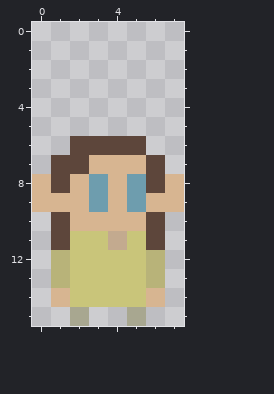
Two states of a pixel-art sprite, rughai/sprites/rughai/male/child.png. That is the earlier state.
The file is 8x16 pixels.
New version:
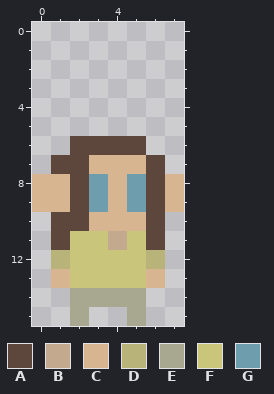
Palette (. is transparent): A #5d463b  B #c3aa8f  C #d7b591  D #b8b379  E #a8a790  F #c9c57a  G #6e9dae
Diff:
{"y":8,"x":1,"old":"AC","new":"CA"}
{"y":9,"x":2,"old":"C","new":"A"}
{"y":9,"x":6,"old":"C","new":"A"}
{"y":10,"x":2,"old":"C","new":"A"}
{"y":13,"x":1,"old":"D","new":"C"}
{"y":13,"x":6,"old":"D","new":"C"}
{"y":14,"x":1,"old":"CFFFFC","new":".EEEE."}
{"label":"changed","picture_box":[51,174,165,307]}
